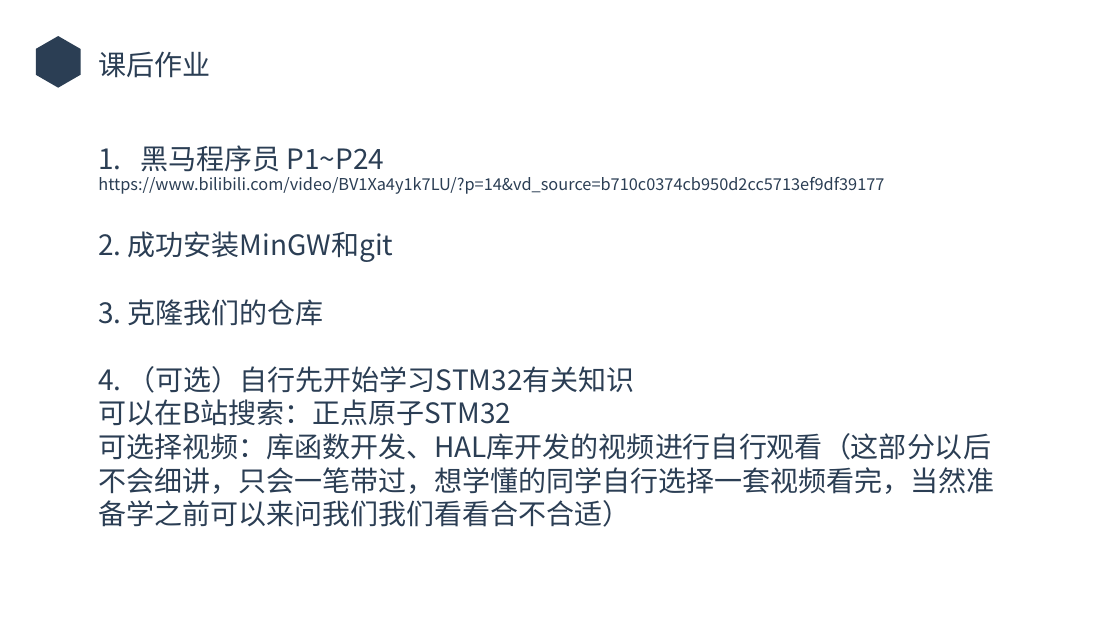
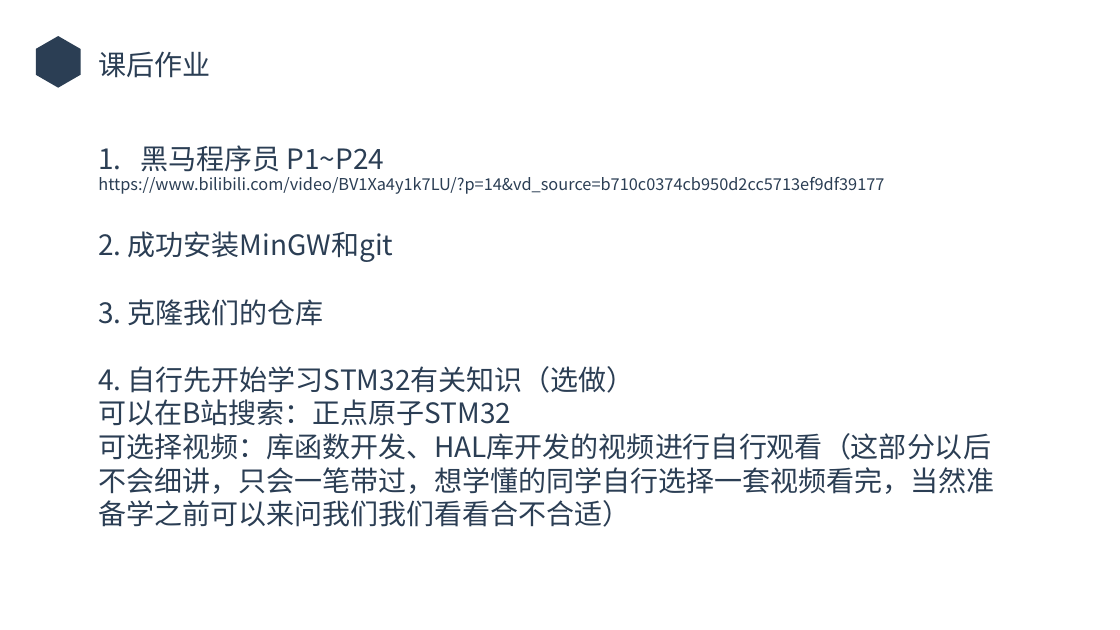
Before and after one commit to Raventhatfly/Raventhatfly.github.io, a slide deck: slide 19 of files/meta-teaching/Lecture1.pptx (slide 18 before the commit). Drawn at 1120x630 pixels with LibreOffice and Linux fonts; fonts in the diff are those of the drawing; background and template pictures are left out. Boxes give left, top, right and bottom in pixels: in the first picture for what was removed or moved away, otherwise in the second. Text is boxed around its words. In the diff, an @@ line names an element or a change of style, - is before the commit and + after.

```diff
--- a/files/meta-teaching/Lecture1.pptx
+++ b/files/meta-teaching/Lecture1.pptx
@@ text at [98,366,635,393]: text changed @@
-4. （可选）自行先开始学习STM32有关知识
+4. 自行先开始学习STM32有关知识（选做）
```
Also in this commit, not shown: 1 slide added, 20 other files.
